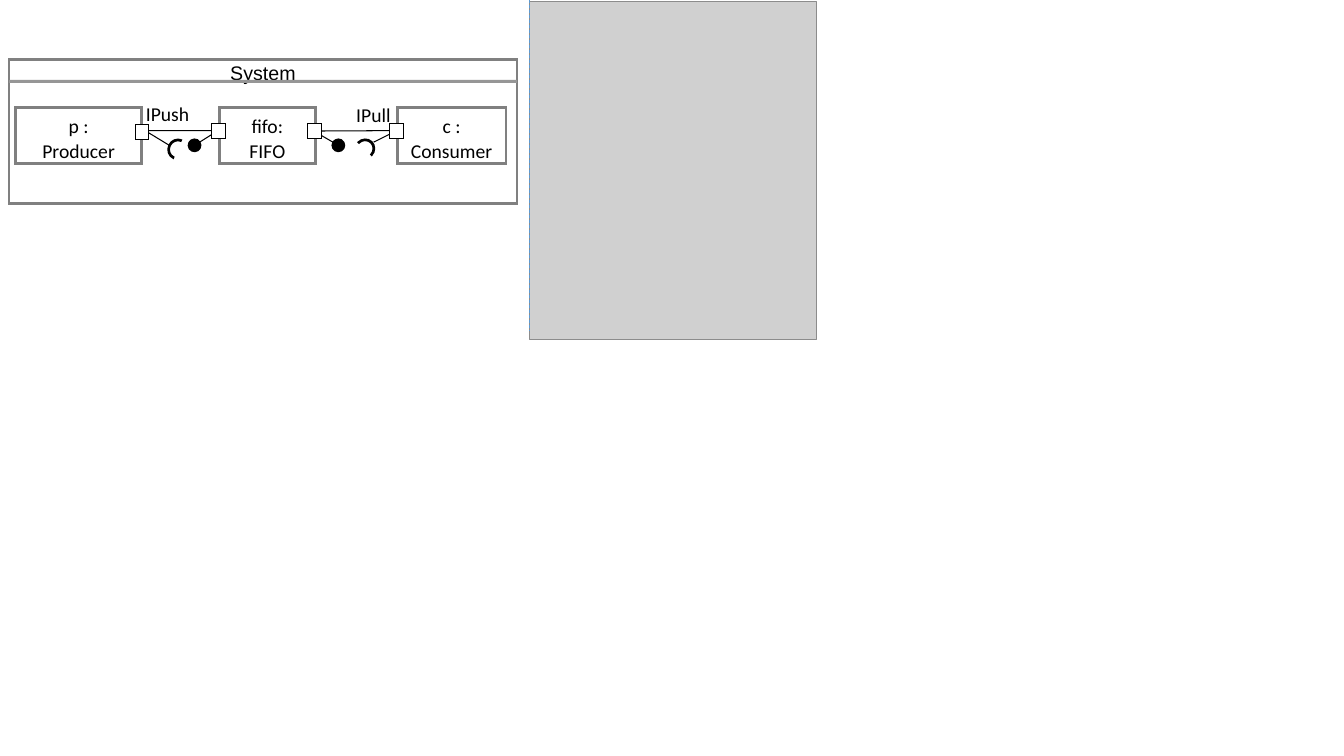
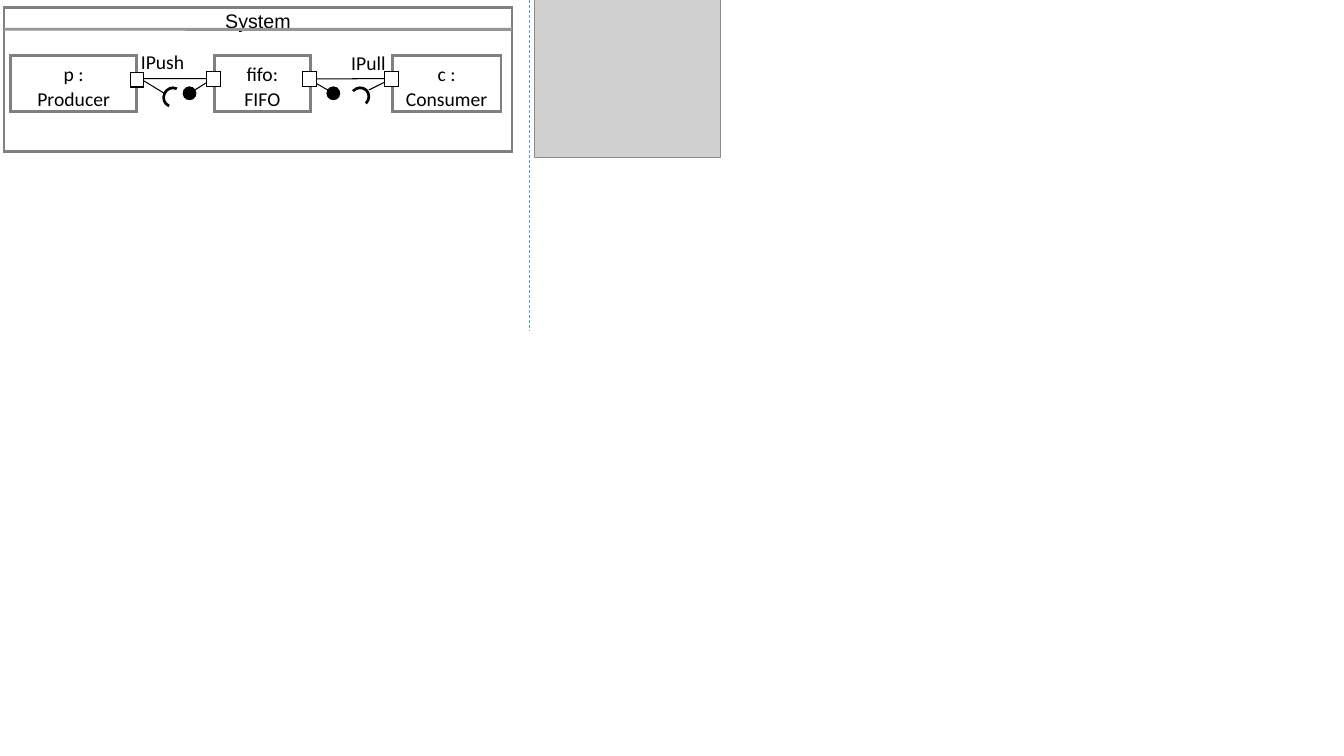
Before and after one commit to phamvancam2104/USMSyncCpp, a slide deck: slide 1 of figures/cbseexample.pptx. Drawn at 1344x756 pixels with LibreOffice and Linux fonts; fonts in the diff are those of the drawing; grey boxes stand for pictures. Boxes give left, top, right and bottom in pixels: in the first picture for what was removed or moved away, otherwise in the second. Text is boxed around its words. In the diff, an @@ line names an element or a change of style, - is before the commit and + after.

```diff
--- a/figures/cbseexample.pptx
+++ b/figures/cbseexample.pptx
@@ 3 rounded rectangles, 1 line: place and size @@
-3 rounded rectangles, 1 line at (9, 82, 517, 164)
+3 rounded rectangles, 1 line at (4, 29, 512, 112)
@@ picture removed at (529, 2, 816, 340) @@
@@ picture added at (534, 0, 720, 157) @@
@@ 4 lines, 4 rectangles, 2 texts, 2 freeform shapes, 2 arrows, 1 rounded rectangle: place and size @@
-4 lines, 4 rectangles, 2 texts, 2 freeform shapes, 2 arrows, 1 rounded rectangle at (9, 59, 517, 204)
+4 lines, 4 rectangles, 2 texts, 2 freeform shapes, 2 arrows, 1 rounded rectangle at (4, 7, 512, 151)
```
Also in this commit, not shown: 29 other files.
